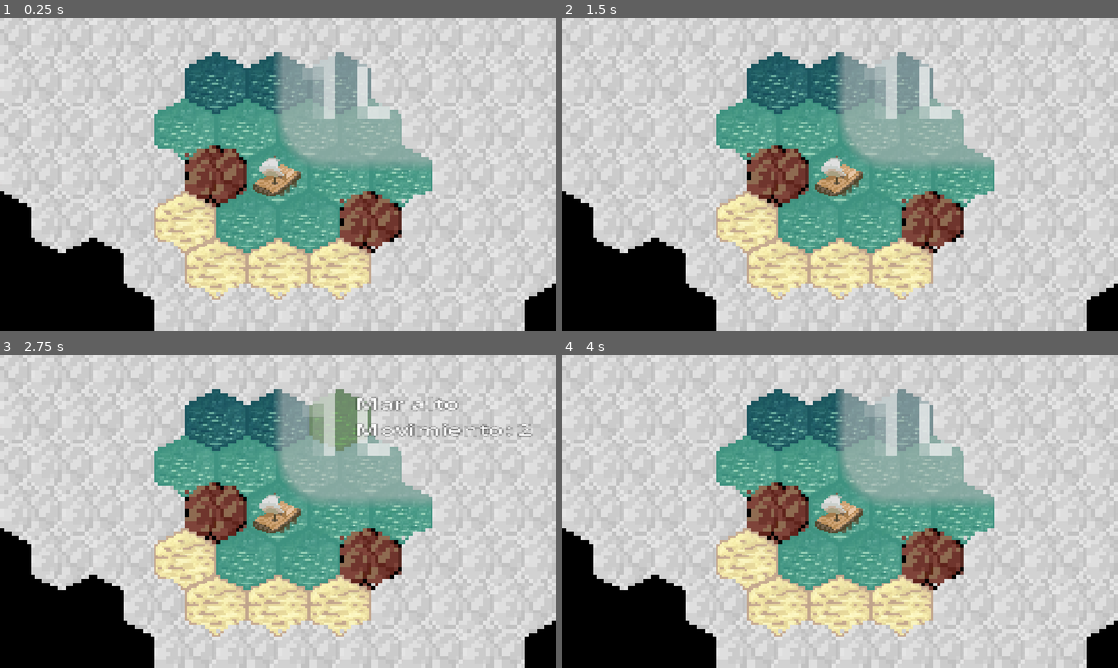
Above: before the commit, frames 1-4 (two rows, left to right).
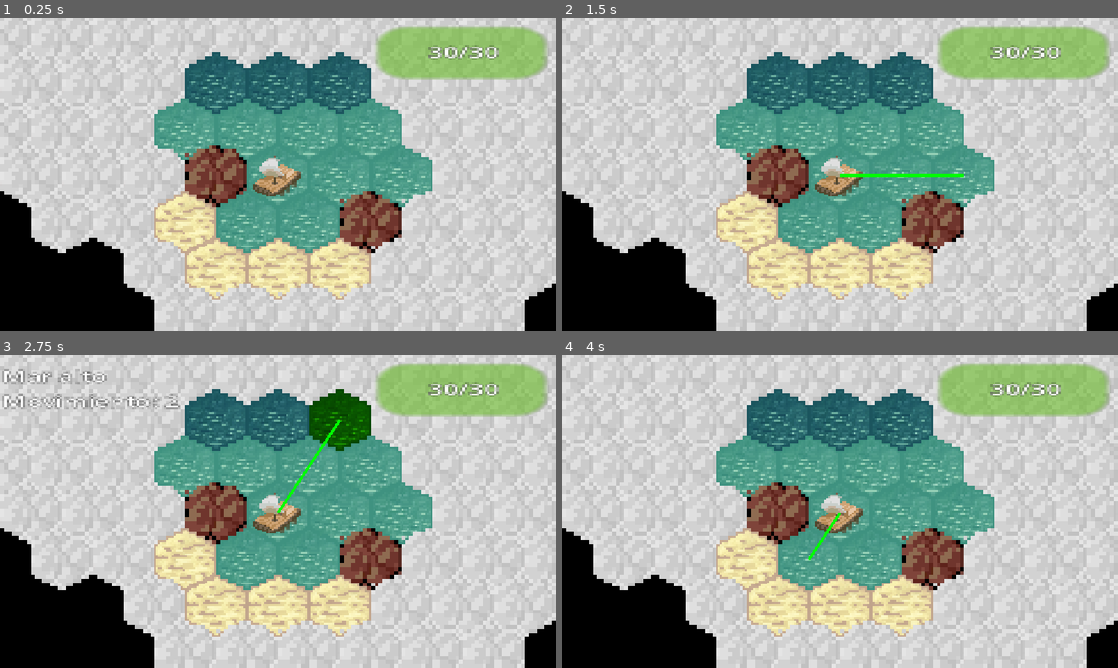
Above: after the commit, the same moments.

Repository: dabantoibarguen/Mullu-PGJ2026
Game: Godot game, scene res://navegacion/navegacion.tscn
Two runs of this game, one before a commit and one after it. Both use one fixed random seed, a clock stepped at 60 frames per second and the inputs below. This scene is started directly instead of the project's main scene.
Inputs (mouse positions are in pixels of both pictures, inside the frame that each line leads up to):
- Up to frame 1 (0.25 s): no input
- Up to frame 2 (1.5 s): tap Enter at 0.5 s; move the mouse to (962, 158) at 0.52 s; hold Right (ui_right) 0.53-1.28 s; tap Space at 0.77, 1.25 s; move the mouse to (728, 190) at 1.27 s; hold Down (ui_down) from 1.28 s (still down)
- Up to frame 3 (2.75 s): tap Space at 1.52 s; tap Enter at 2 s; move the mouse to (333, 442) at 2.02 s; release Down (ui_down) at 2.03 s; hold Right (ui_right) from 2.03 s (still down)
- Up to frame 4 (4 s): tap Space at 2.75, 3.02, 3.77 s; move the mouse to (812, 574) at 2.77 s; release Right (ui_right) at 2.78 s; hold Up (ui_up) 2.78-3.53 s; tap Enter at 3.5 s; move the mouse to (1006, 558) at 3.52 s; hold Left (ui_left) from 3.53 s (still down)

The runs differ from the first frame. In frame 1, 12% of the frame differs, in the area x 49-99%, y 2-48%; in frame 2, 12%; in frame 3, 13%, in the area x 0-99%, y 2-51%; in frame 4, 12%.

Commit message:
Navigation aesthetic update (linea de camino, barra de energia)

Diff:
--- a/buceo/buceo.tscn
+++ b/buceo/buceo.tscn
@@ -1,7 +1,7 @@
 [gd_scene format=3 uid="uid://b53g80y211pyv"]
 
 [ext_resource type="Texture2D" uid="uid://c3dw7ai5doxwe" path="res://navegacion/assets/sprite barquito.png" id="1_g0wd3"]
-[ext_resource type="Script" uid="uid://c75i60dj4eauu" path="res://buceo/barco.gd" id="1_pt4ny"]
+[ext_resource type="Script" uid="uid://c75i60dj4eauu" path="res://buceo/barco_buzo.gd" id="1_pt4ny"]
 [ext_resource type="Script" uid="uid://by4xk0d8o6tyo" path="res://buceo/buceador.gd" id="3_i0akg"]
 [ext_resource type="Texture2D" uid="uid://be21dmi7l4gci" path="res://buceo/assets/calato.png" id="4_i0akg"]
 [ext_resource type="Texture2D" uid="uid://bfhjpn5mjqlbx" path="res://buceo/assets/spondylus.png" id="5_5y4bw"]
@@ -25,7 +25,7 @@
 fill_to = Vector2(0.5294118, 0.5176471)
 
 [sub_resource type="Gradient" id="Gradient_i0akg"]
-offsets = PackedFloat32Array(0, 0.43867925)
+offsets = PackedFloat32Array(0, 0.6462264)
 colors = PackedColorArray(1, 1, 1, 1, 1, 1, 1, 0)
 
 [sub_resource type="GradientTexture2D" id="GradientTexture2D_i0akg"]
@@ -41,18 +41,18 @@
 [node name="Ocean" type="ColorRect" parent="." unique_id=434584973]
 light_mask = 2
 z_index = 1
-offset_left = -700.0
-offset_top = -68.0
-offset_right = 700.0
-offset_bottom = 438.0
+offset_left = -698.0
+offset_top = -124.0
+offset_right = 702.0
+offset_bottom = 382.0
 color = Color(0.039729048, 5.896017e-07, 0.28161976, 0.85882354)
 
 [node name="Sky" type="ColorRect" parent="." unique_id=930510104]
 z_index = 2
 offset_left = -700.0
-offset_top = -468.0
+offset_top = -521.0
 offset_right = 700.0
-offset_bottom = -68.0
+offset_bottom = -121.0
 color = Color(0.08943816, 0.52898985, 0.99999994, 0.54901963)
 
 [node name="Camera2D" type="Camera2D" parent="." unique_id=1013168477]
@@ -60,7 +60,7 @@
 [node name="Barco" type="CharacterBody2D" parent="." unique_id=1337409153]
 unique_name_in_owner = true
 z_index = 2
-position = Vector2(0, -128)
+position = Vector2(0, -184.00002)
 scale = Vector2(1, 1.0045354)
 script = ExtResource("1_pt4ny")
 
@@ -81,7 +81,7 @@
 material = SubResource("CanvasItemMaterial_5y4bw")
 position = Vector2(-620.2572, -338.81628)
 scale = Vector2(1, 1.0006611)
-points = PackedVector2Array(620, 400, 620, 775)
+points = PackedVector2Array(620, 400, 620, 820)
 default_color = Color(0.83421105, 0.55367076, 0.21285486, 1)
 
 [node name="Border" type="StaticBody2D" parent="." unique_id=173906715]
@@ -99,7 +99,7 @@
 shape = SubResource("RectangleShape2D_nlynv")
 
 [node name="EdgeCollision2" type="CollisionShape2D" parent="Border" unique_id=276279259]
-position = Vector2(-2.999939, 338)
+position = Vector2(-0.99993885, 337.99997)
 rotation = 1.5707964
 scale = Vector2(0.10219831, 9.83608)
 shape = SubResource("RectangleShape2D_nlynv")
@@ -143,6 +143,7 @@
 [node name="Ocean2" type="PointLight2D" parent="." unique_id=1740315983]
 z_index = -1
 color = Color(4.2114408e-07, 0, 0.31664762, 0.6745098)
+energy = 0.7
 blend_mode = 2
 range_item_cull_mask = 2
 texture = SubResource("GradientTexture2D_nlynv")
@@ -152,7 +153,7 @@
 unique_name_in_owner = true
 light_mask = 2
 z_index = 3
-position = Vector2(-3.8146973e-06, -8)
+position = Vector2(1.9999964, -64.00001)
 scale = Vector2(0.86650014, 0.95773953)
 script = ExtResource("3_i0akg")
 
@@ -169,7 +170,7 @@
 [node name="PointLight2D" type="PointLight2D" parent="Buceador" unique_id=735538611]
 z_index = 3
 position = Vector2(3.4622083, 36.544388)
-energy = 2.0
+energy = 1.2
 blend_mode = 2
 range_item_cull_mask = 2
 texture = SubResource("GradientTexture2D_i0akg")
--- a/navegacion/barco/barco.gd
+++ b/navegacion/barco/barco.gd
@@ -3,6 +3,7 @@
 @onready var target = global_position
 @onready var oceanMap = %OceanMap
 @onready var label = $Label
+@onready var energyText = %TotalEnergy
 
 var speed = 75
 var cur_coords
@@ -13,6 +14,7 @@
 func _ready():
 	cur_coords = oceanMap.local_to_map(global_position)
 	target = oceanMap.map_to_local(cur_coords)
+	energyText.text = "30/30"
 
 func _physics_process(_delta):
 	velocity = global_position.direction_to(target).normalized() * speed
--- a/navegacion/barco/barco.tscn
+++ b/navegacion/barco/barco.tscn
@@ -2,11 +2,13 @@
 
 [ext_resource type="Script" uid="uid://dkepfco4hu80c" path="res://navegacion/barco/barco.gd" id="1_0j4b5"]
 [ext_resource type="Texture2D" uid="uid://c3dw7ai5doxwe" path="res://navegacion/assets/sprite barquito.png" id="2_0j4b5"]
+[ext_resource type="Script" uid="uid://b3o4jb5p0ogjk" path="res://navegacion/energy_bar.gd" id="3_in4ql"]
 
 [sub_resource type="RectangleShape2D" id="RectangleShape2D_nlynv"]
 size = Vector2(7, 4.5)
 
 [sub_resource type="LabelSettings" id="LabelSettings_0j4b5"]
+line_spacing = 2.0
 outline_size = 2
 outline_color = Color(0, 0, 0, 1)
 
@@ -27,11 +29,49 @@
 scale = Vector2(2, 2)
 zoom = Vector2(4, 4)
 
+[node name="Control" type="Control" parent="." unique_id=357887259]
+layout_mode = 3
+anchors_preset = 0
+offset_left = 21.5
+offset_top = -16.0
+offset_right = 21.5
+offset_bottom = -16.0
+script = ExtResource("3_in4ql")
+
+[node name="EnergyBar" type="ProgressBar" parent="Control" unique_id=1935209767]
+unique_name_in_owner = true
+modulate = Color(0.5411765, 1, 0.1764706, 1)
+z_index = 3
+texture_filter = 1
+texture_repeat = 1
+layout_mode = 0
+offset_left = -9.5
+offset_right = 22.720001
+offset_bottom = 18.0
+scale = Vector2(0.6825464, 0.30883816)
+theme_override_font_sizes/font_size = 10
+max_value = 30.0
+step = 0.0
+value = 30.0
+show_percentage = false
+
+[node name="TotalEnergy" type="Label" parent="Control" unique_id=648402243]
+unique_name_in_owner = true
+z_index = 3
+layout_mode = 0
+offset_left = -7.0
+offset_right = 81.73519
+offset_bottom = 50.574646
+scale = Vector2(0.2084855, 0.10875016)
+label_settings = SubResource("LabelSettings_0j4b5")
+horizontal_alignment = 1
+vertical_alignment = 1
+
 [node name="Label" type="Label" parent="." unique_id=74161993]
 z_index = 1
-offset_left = 9.5
-offset_top = -13.000004
-offset_right = 30.5
-offset_bottom = 10.000011
+offset_left = -36.5
+offset_top = -16.0
+offset_right = 61.828186
+offset_bottom = 29.97694
 scale = Vector2(0.2084855, 0.10875016)
 label_settings = SubResource("LabelSettings_0j4b5")
--- a/navegacion/navegacion.tscn
+++ b/navegacion/navegacion.tscn
@@ -4,7 +4,6 @@
 [ext_resource type="Texture2D" uid="uid://dullg25naqpyb" path="res://navegacion/assets/hex 1.png" id="1_sux3w"]
 [ext_resource type="Script" uid="uid://bqb2l88ll3l8n" path="res://navegacion/navegar.gd" id="2_sux3w"]
 [ext_resource type="PackedScene" uid="uid://1k5g23r5q1s" path="res://navegacion/barco/barco.tscn" id="3_sux3w"]
-[ext_resource type="Script" uid="uid://b3o4jb5p0ogjk" path="res://navegacion/energy_bar.gd" id="5_bws8q"]
 [ext_resource type="Script" uid="uid://dkc5445skki3v" path="res://navegacion/fog.gd" id="5_hs310"]
 
 [sub_resource type="TileSetAtlasSource" id="TileSetAtlasSource_pjk8q"]
@@ -79,29 +78,6 @@
 position = Vector2(-16, 14)
 scale = Vector2(3.9726946, 4.7600613)
 
-[node name="Control" type="Control" parent="OceanMap/barco" unique_id=1740812901]
-layout_mode = 3
-anchors_preset = 0
-offset_left = 13.089353
-offset_top = -17.646832
-offset_right = 54.87459
-offset_bottom = 30.75642
-script = ExtResource("5_bws8q")
-
-[node name="EnergyBar" type="ProgressBar" parent="OceanMap/barco/Control" unique_id=1451966874]
-unique_name_in_owner = true
-texture_filter = 1
-texture_repeat = 1
-layout_mode = 0
-offset_left = -12.5859165
-offset_top = -1.0504061
-offset_right = 19.634085
-offset_bottom = 16.949594
-theme_override_font_sizes/font_size = 10
-max_value = 30.0
-value = 30.0
-fill_mode = 1
-
 [node name="SmokeOnTheWater" type="TileMapLayer" parent="." unique_id=1127018933]
 unique_name_in_owner = true
 tile_set = SubResource("TileSet_nlynv")
--- a/navegacion/navegar.gd
+++ b/navegacion/navegar.gd
@@ -9,7 +9,7 @@
 var source_id = 0 # hard-coded. Keep up to date
 var hovered_cell = Vector2i(99, 99)
 var unhovered_cell = Vector2i(99, 99)
-
+var oldTracer = Line2D.new()
 
 var path_to_target = []
 var moving = false
@@ -76,14 +76,17 @@
 				var dist = move_path.size()
 				if(0 < dist and dist <= boat.vision_range and dist <=nav.energy):
 					moving = true
+					remove_child(oldTracer)
 					for tile in move_path:
 						nav.energy-=1
+						boat.energyText.text = str(nav.energy)	+ "/" + str(30)
 						boat.target = map_to_local(tile)
 						fog.clear_cells(tile)
 						# make this based on the time needed to move
 						await get_tree().create_timer(0.33).timeout
 					boat.cur_coords = target_coords
 					moving = false
+					path_to_target = []
 				elif dist > nav.energy:
 					boat.label.text = "Energia insuficiente"
 				else:
@@ -102,15 +105,23 @@
 		return
 	var cell_atlas = get_cell_atlas_coords(hovered_cell)
 	if(!moving and path_to_target == []):
+
 		# Finding the path ahead of time to get the navigated distance
 		if cell_atlas in invalid_tiles:
 			boat.label.text = (str(invalid_tiles.get(cell_atlas))
 			+ "\nInvalido")
 			return
 		path_to_target = find_path(boat.cur_coords, hovered_cell)
+		remove_child(oldTracer)
 		if (hovered_cell != boat.cur_coords):
+			var tracer = Line2D.new()
+			tracer.width = 1.5
+			tracer.add_point(map_to_local(boat.cur_coords))
+			for cell in path_to_target:
+				tracer.add_point(map_to_local(cell))
 			if path_to_target.size() <= boat.vision_range:
 				set_cell(hovered_cell, 0, cell_atlas, 1)
+				tracer.default_color = Color.GREEN
 				boat.label.text = (str(valid_tiles.get(cell_atlas))
 				+ "\nMovimiento: " + str(path_to_target.size()))
 
@@ -118,9 +129,11 @@
 				boat.label.text = (str(valid_tiles.get(cell_atlas))
 				+ "\nMuy lejos")
 				set_cell(hovered_cell, 0, cell_atlas, 2)
-
-
+				tracer.default_color = Color.RED
+			add_child(tracer)
+			oldTracer = tracer
 	if hovered_cell != unhovered_cell:
+		remove_child(oldTracer)
 		set_cell(unhovered_cell, 0, get_cell_atlas_coords(unhovered_cell), 0)
 		path_to_target = []
 	unhovered_cell = hovered_cell
--- a/project.godot
+++ b/project.godot
@@ -35,3 +35,4 @@
 rendering_device/driver.windows="d3d12"
 environment/defaults/default_clear_color=Color(0, 0, 0, 1)
 textures/main_scene="res://navegacion/barra_pesca.tscn"
+environment/main_scene="uid://lgdeu1xt3vf"
Renamed: buceo/barco.gd -> buceo/barco_buzo.gd
Renamed: buceo/barco.gd.uid -> buceo/barco_buzo.gd.uid
